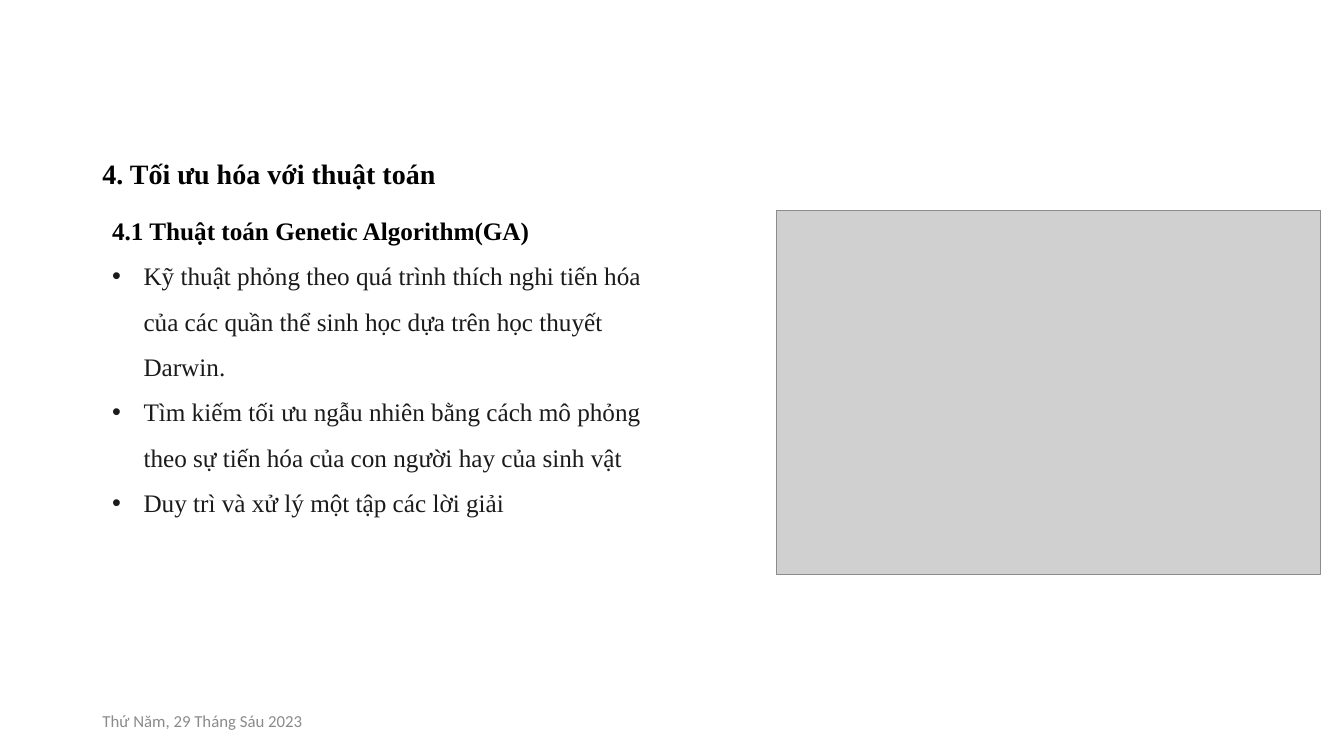
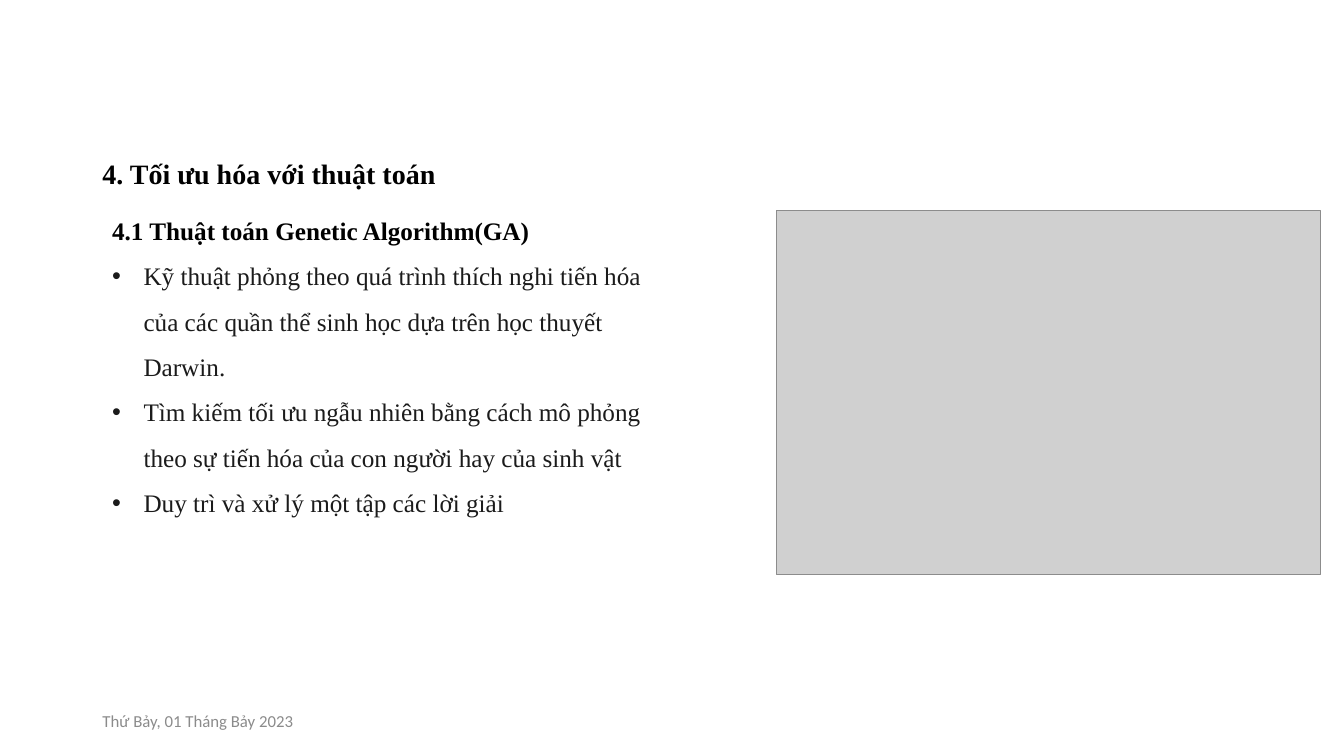
Before and after one commit to hadiemquynh6151071021/ThucTapChuyenMon_ITK61_HaDiemQuynh, a slide deck: slide 4 of ThuyetTrinh_HaDiemQuynh_6151071021.pptx. Drawn at 1344x756 pixels with LibreOffice and Linux fonts; fonts in the diff are those of the drawing; grey boxes stand for pictures; background and template pictures are left out. Boxes give left, top, right and bottom in pixels: in the first picture for what was removed or moved away, otherwise in the second. Text is boxed around its words. In the diff, an @@ line names an element or a change of style, - is before the commit and + after.

```diff
--- a/ThuyetTrinh_HaDiemQuynh_6151071021.pptx
+++ b/ThuyetTrinh_HaDiemQuynh_6151071021.pptx
@@ text at <box>102,715,293,730</box>: text changed @@
-Thứ Năm, 29 Tháng Sáu 2023
+Thứ Bảy, 01 Tháng Bảy 2023
```
Also in this commit, not shown: 1 other slide changed, 18 other files.
